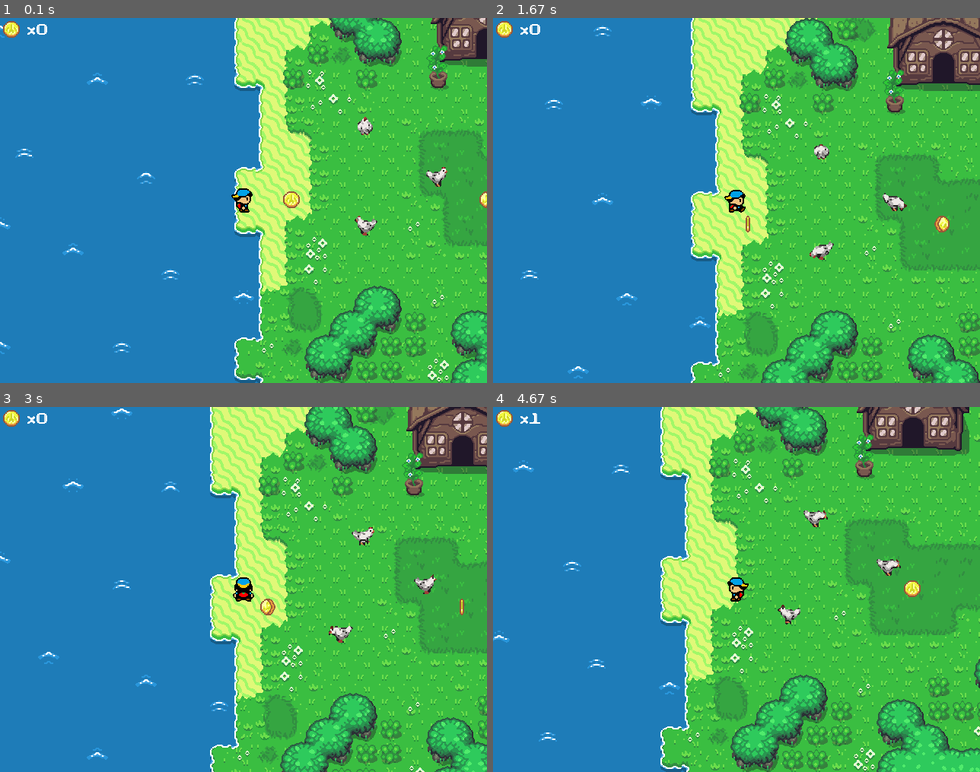
Above: before the commit, frames 1-4 (two rows, left to right).
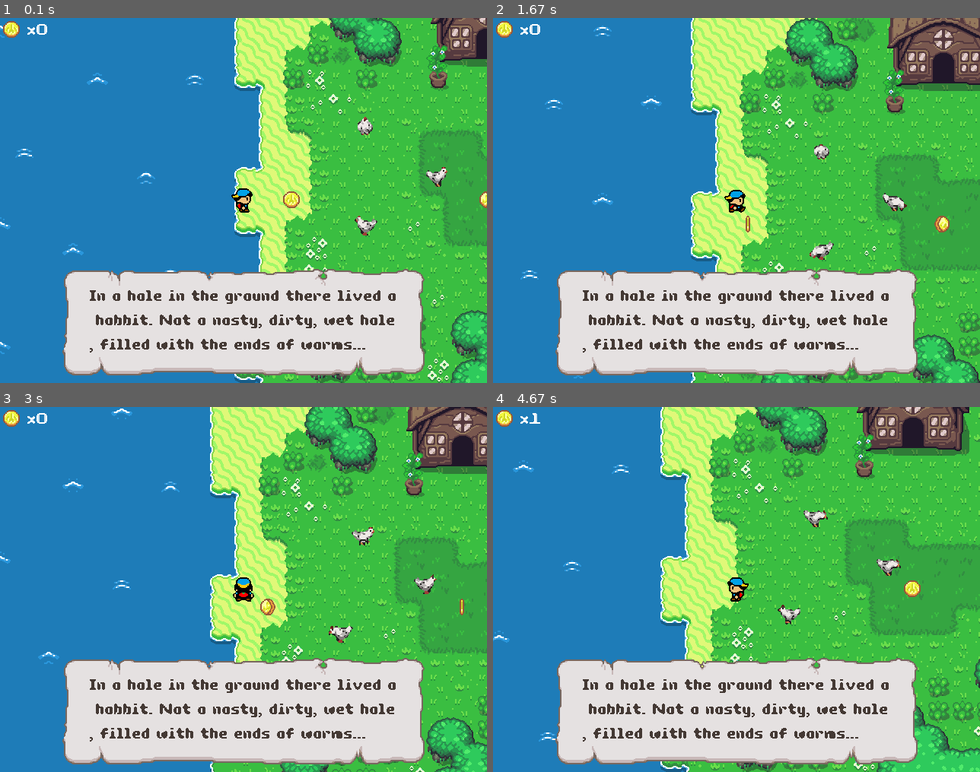
Above: after the commit, the same moments.

Repository: pitkanenlauri/questoffununlimited
Game: pygame game, started from quest/main.py
The game is run twice, just before and just after one commit, with the same random seed, the same clock (stepped at 60 frames per second) and the same inputs.
Inputs:
- Up to frame 1 (0.1 s): no input
- Up to frame 2 (1.67 s): hold Right 0.33-0.8 s; hold Up 0.83-1.13 s; hold Right 1.17-1.63 s
- Up to frame 3 (3 s): hold Left 1.67-2.2 s; hold Down 2.23-2.53 s; tap Shift at 2.57 s; hold Up from 2.9 s (still down)
- Up to frame 4 (4.67 s): release Up at 3.27 s; hold Right 3.3-3.93 s; hold Down 3.97-4.33 s; hold Left from 4.37 s (still down)

The runs differ from the first frame. In frame 1, 21% of the frame differs, in the area x 12-88%, y 68-99%; in frame 2, 21%; in frame 3, 21%; in frame 4, 21%.

Commit message:
Text box testing.

Diff:
--- a/quest/constants.py
+++ b/quest/constants.py
@@ -8,6 +8,7 @@
 
 WHITE = (255, 255, 255)
 BLACK = (0, 0, 0)
+BROWN = (68, 57, 52)
 
 # Map game states
 SANDY_COVE = 'sandy_cove'
--- a/quest/sprites.py
+++ b/quest/sprites.py
@@ -2,7 +2,7 @@
 import random
 
 import constants as c
-from setup import GFX
+from setup import GFX, FONTS
 
 class Sprite(pg.sprite.Sprite):
     """
@@ -186,7 +186,7 @@
                 tile1_rect = pg.Rect(tile1, (tw, tw))
                 tile2_rect = pg.Rect(tile2, (tw, tw))
                 blockers.extend([tile1_rect, tile2_rect])
-            elif self.rect.y & tw:
+            else:
                 tile1 = ( x, (y // tw) * tw )
                 tile2 = ( x, ((y + tw) // tw ) * tw)
                 tile1_rect = pg.Rect(tile1, (tw, tw))
@@ -323,3 +323,19 @@
         image_number = self.counter // (self.animation_speed // self.frames)
         self.image = self.image_list[image_number]
         self.counter += 1
+
+
+class TextBox(pg.sprite.Sprite):
+    def __init__(self):
+        super().__init__()
+        self.image = GFX['text_box']
+        self.rect = self.image.get_rect(midbottom = (160, 240))
+        self.font = pg.font.Font(FONTS['SuperLegendBoy'], 8)
+
+    def update(self, text):
+        line_length =  37
+        lines = [
+            text[i:i+line_length] for i in range(0, len(text), line_length)]
+        for i in range(len(lines)):
+            line = self.font.render(lines[i], True, c.BROWN)
+            self.image.blit(line, (c.TILE_WIDTH + 3, (i + 1) * c.TILE_WIDTH + 2))
--- a/quest/states.py
+++ b/quest/states.py
@@ -36,6 +36,9 @@
         self.portals = self.open_portals()
         self.map_objects = self.make_map_objects()
         self.map_items = self.make_map_items()
+
+        # Test
+        self.text_box = s.TextBox()
 
     def make_player(self):
         layer = self.tmx_renderer.get_layer('start_points')
@@ -176,6 +179,10 @@
         if self.show_inventory:
             self.draw_inventory(window)
 
+        # Test
+        self.text_box.update('In a hole in the ground there lived a hobbit. Not a nasty, dirty, wet hole, filled with the ends of worms...')
+        window.blit(self.text_box.image, self.text_box.rect)
+
         new = pg.transform.scale2x(window)
         window.blit(new, (0, 0))
 
Binary file added: quest/assets/graphics/text_box.png
